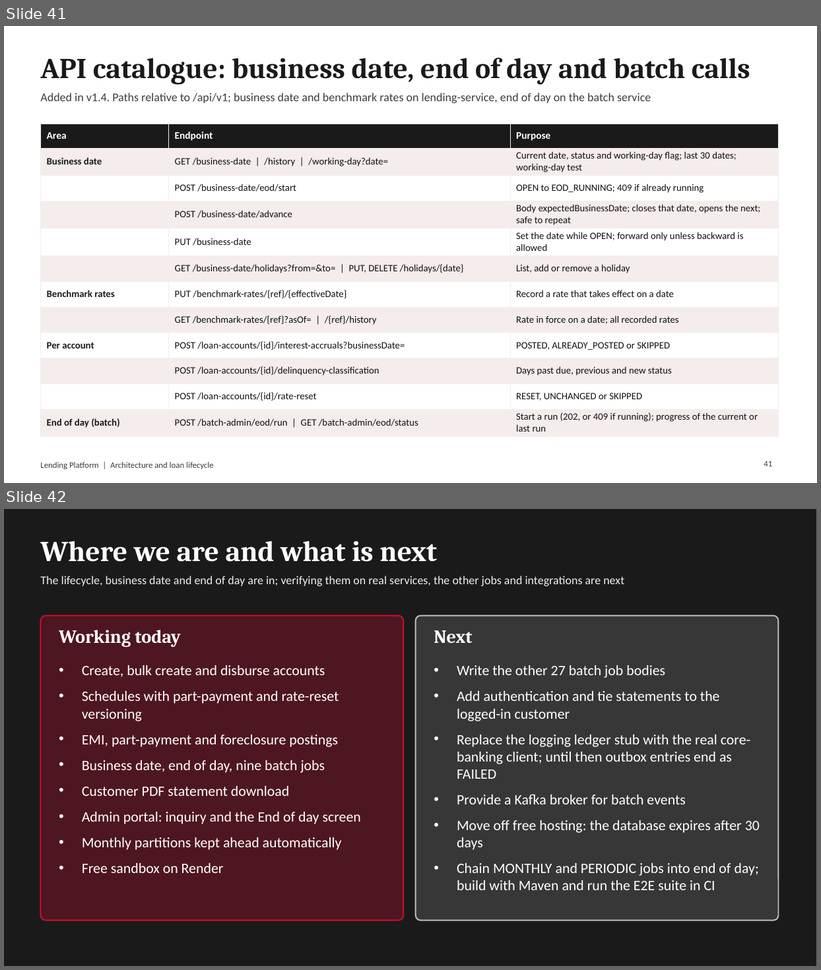
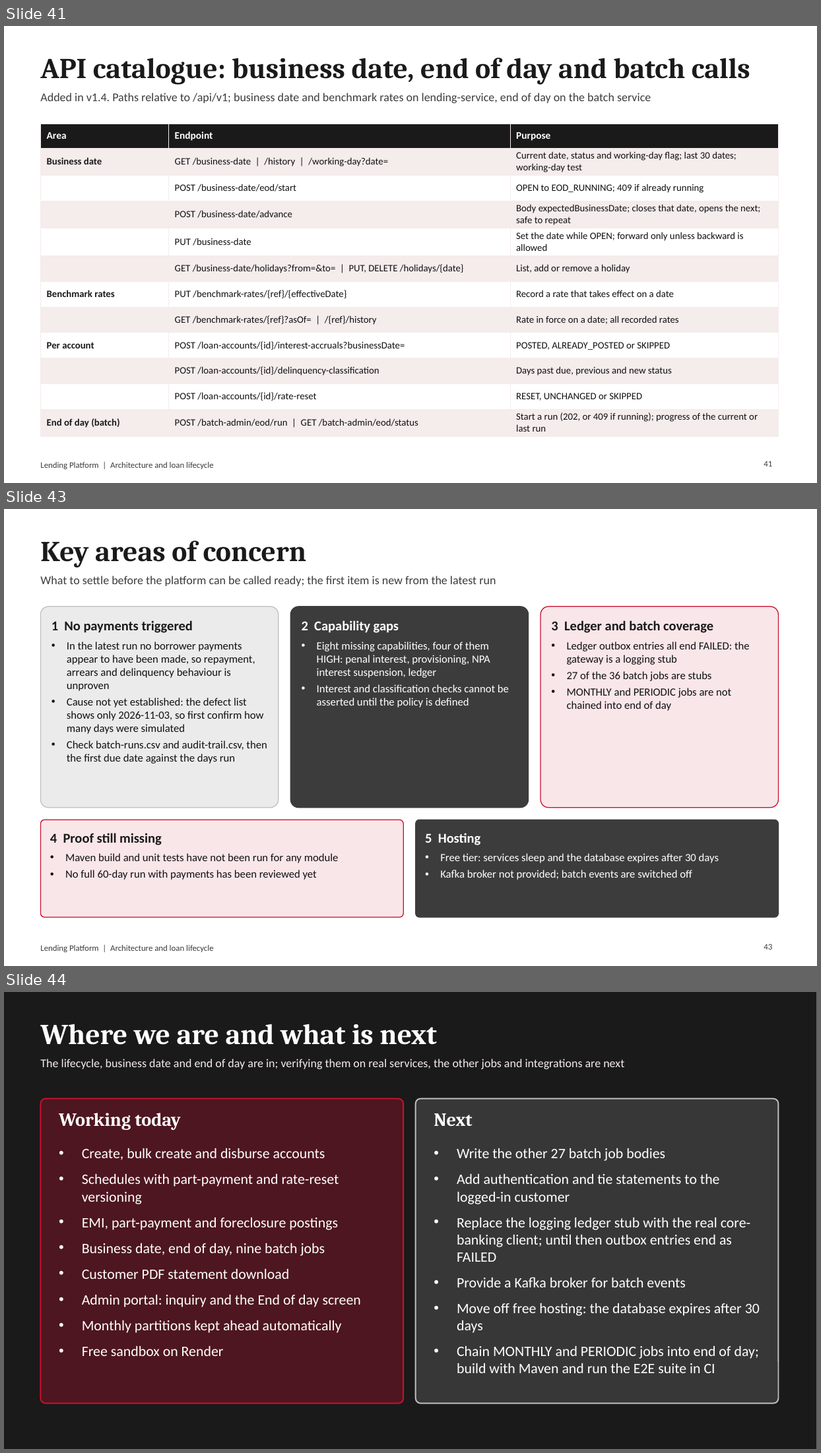
Before and after one commit to kiran199-code/lending, a slide deck: docs/Lending-Platform-Architecture-v1.6.pptx. Shown one above the other, each under a label of ours: slides 41 and 42 before the commit, slides 41, 43 and 44 after it; the slides between them are not shown. The pictures are 821x970 and 821x1453 pixels, drawn with LibreOffice and Linux fonts; fonts in the diff are those of the drawing. Boxes give left, top, right and bottom in pixels: in the first picture for what was removed or moved away, otherwise in the second. Text is boxed around its words. In the diff, an @@ line names an element or a change of style, - is before the commit and + after.

```diff
--- a/docs/Lending-Platform-Architecture-v1.6.pptx
+++ b/docs/Lending-Platform-Architecture-v1.6.pptx
@@ slide 43 added at [4, 509, 817, 966], background #FFFFFF; not listed: 1 template element that a slide beside it also shows @@
@@ title added at [40, 541, 307, 568], 34 pt, text #1A1A1A, bold @@
+Key areas of concern
@@ text added at [40, 576, 496, 586], 14 pt, text #3C3C3C @@
+What to settle before the platform can be called ready; the first item is new from the latest run
@@ rounded rectangle added at [40, 607, 279, 808], fill #BFBFBF at 30% opacity, outline #BFBFBF 1 pt, 13 pt, text #111111 @@
+1 No payments triggered
+• In the latest run no borrower payments appear to have been made, so repayment, arrears and delinquency behaviour is unproven
+• Cause not yet established: the defect list shows only 2026-11-03, so first confirm how many days were simulated
+• Check batch-runs.csv and audit-trail.csv, then the first due date against the days run
@@ rounded rectangle added at [290, 607, 529, 808], fill #3C3C3C, outline #3C3C3C 1 pt, 13 pt, text #FFFFFF @@
+2 Capability gaps
+• Eight missing capabilities, four of them HIGH: penal interest, provisioning, NPA interest suspension, ledger
+• Interest and classification checks cannot be asserted until the policy is defined
@@ rounded rectangle added at [541, 607, 779, 808], fill #C8102E at 10% opacity, outline #C8102E 1 pt, 13 pt, text #111111 @@
+3 Ledger and batch coverage
+• Ledger outbox entries all end FAILED: the gateway is a logging stub
+• 27 of the 36 batch jobs are stubs
+• MONTHLY and PERIODIC jobs are not chained into end of day
@@ rounded rectangle added at [40, 820, 403, 918], fill #C8102E at 10% opacity, outline #C8102E 1 pt, 13 pt, text #111111 @@
+4 Proof still missing
+• Maven build and unit tests have not been run for any module
+• No full 60-day run with payments has been reviewed yet
@@ rounded rectangle added at [416, 820, 779, 918], fill #3C3C3C, outline #3C3C3C 1 pt, 13 pt, text #FFFFFF @@
+5 Hosting
+• Free tier: services sleep and the database expires after 30 days
+• Kafka broker not provided; batch events are switched off
@@ page number added at [764, 944, 772, 950], 10 pt, text #3C3C3C @@
+43
@@ what was slide 42 is now slide 44 @@
```
Also in this commit, not shown: 2 slides changed, 1 other slide added, 2 other files.
